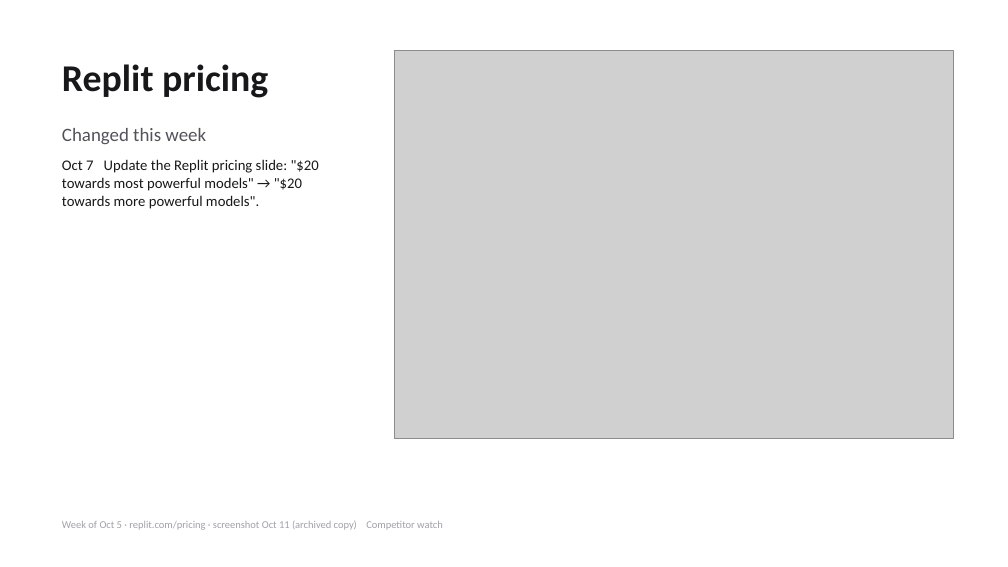
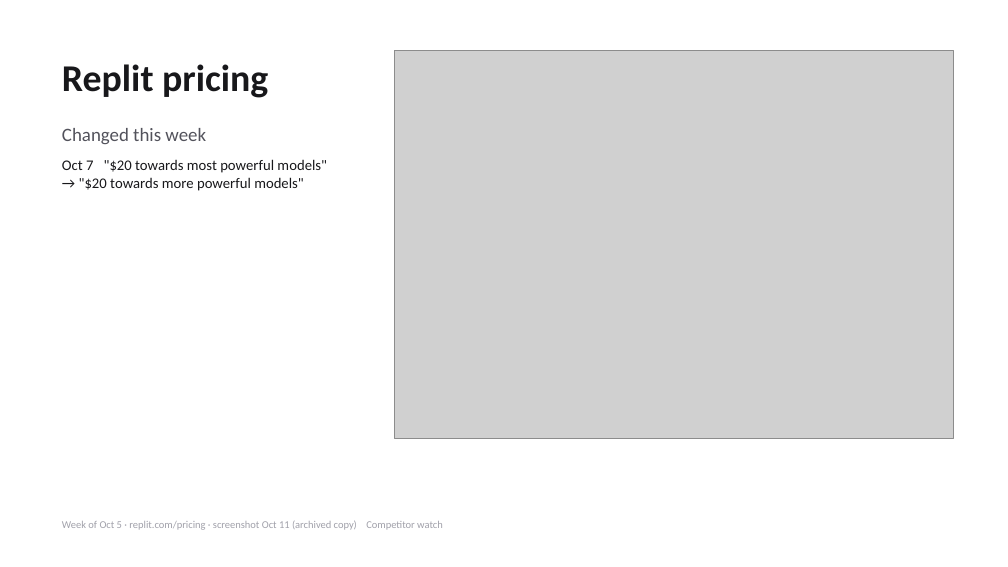
Before and after one commit to matanmill304/brightloop-monday-deck, a slide deck: slide 3 of public/weeks/2026-W41/deck.pptx. Drawn at 1008x567 pixels with LibreOffice and Linux fonts; fonts in the diff are those of the drawing; grey boxes stand for pictures. Boxes give left, top, right and bottom in pixels: in the first picture for what was removed or moved away, otherwise in the second. Text is boxed around its words. In the diff, an @@ line names an element or a change of style, - is before the commit and + after.

```diff
--- a/public/weeks/2026-W41/deck.pptx
+++ b/public/weeks/2026-W41/deck.pptx
@@ text at (x1=62, y1=159, x2=327, y2=191): text changed @@
-Oct 7 Update the Replit pricing slide: "$20 towards most powerful models" → "$20 towards more powerful models".
+Oct 7 "$20 towards most powerful models" → "$20 towards more powerful models"
```
Also in this commit, not shown: 1 other slide changed, 36 other files.
